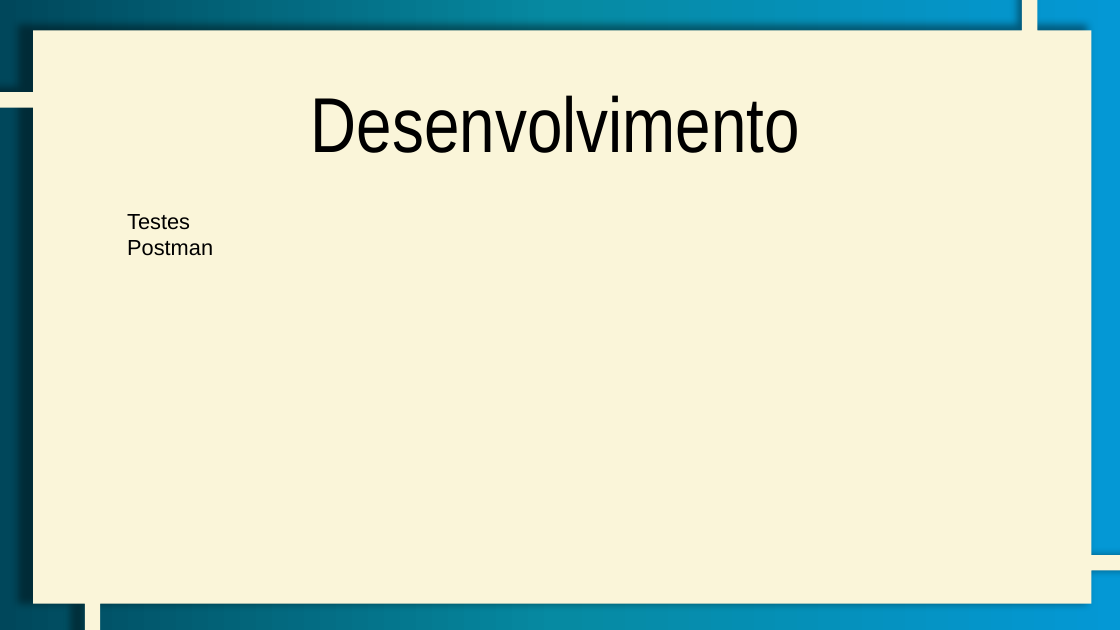
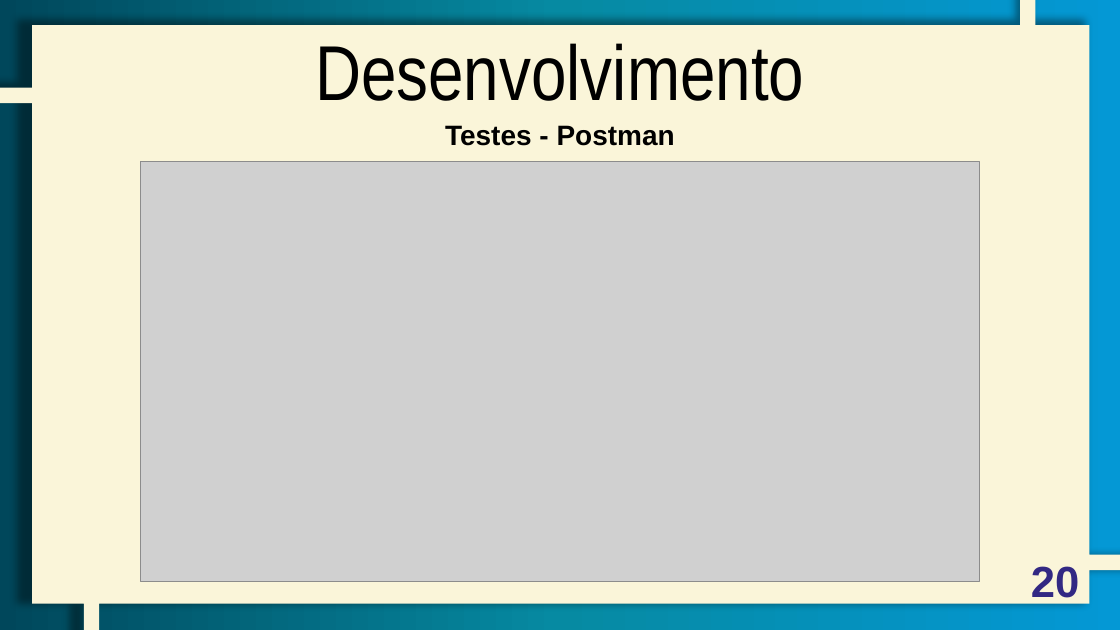
Before and after one commit to GC-Aguiar/tg-AplicacaoIntegradora, a slide deck: slide 20 of Documentação/Apresentação/Apresentação TGII - SIDBM.pptx (slide 22 before the commit). Drawn at 1120x630 pixels with LibreOffice and Linux fonts; fonts in the diff are those of the drawing; grey boxes stand for pictures. Boxes give left, top, right and bottom in pixels: in the first picture for what was removed or moved away, otherwise in the second. Text is boxed around its words. In the diff, an @@ line names an element or a change of style, - is before the commit and + after.

```diff
--- a/Documentação/Apresentação/Apresentação TGII - SIDBM.pptx
+++ b/Documentação/Apresentação/Apresentação TGII - SIDBM.pptx
@@ freeform shape at (0,0,1120,630): outline redrawn @@
@@ text "Desenvolvimento": place and size @@
-text "Desenvolvimento" at (311,95,800,153)
+text "Desenvolvimento" at (315,43,804,101)
@@ text at (445,125,675,146): text changed; size 14 to 18 pt; bold on @@
-Testes
-Postman
+Testes - Postman
@@ picture added at (141,161,980,581) @@
@@ page number added at (1031,566,1079,606), 28 pt, text #322883, bold @@
+20
```
Also in this commit, not shown: 17 other slides changed, 9 slides added, 44 slides removed, 59 other files.
